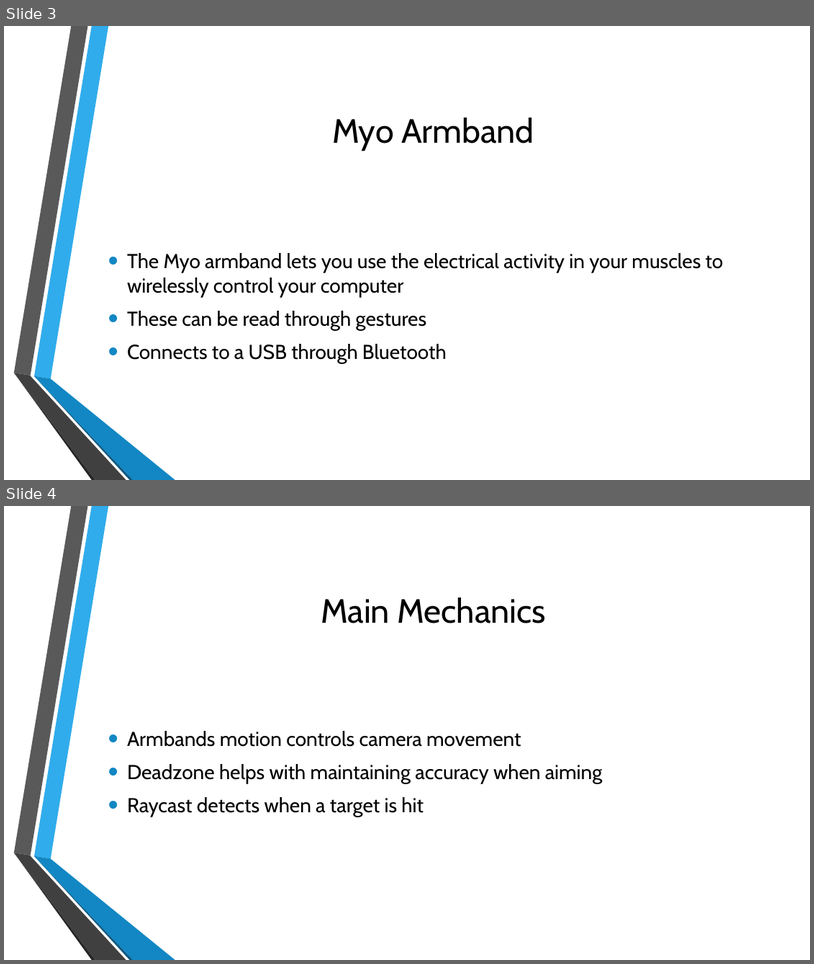
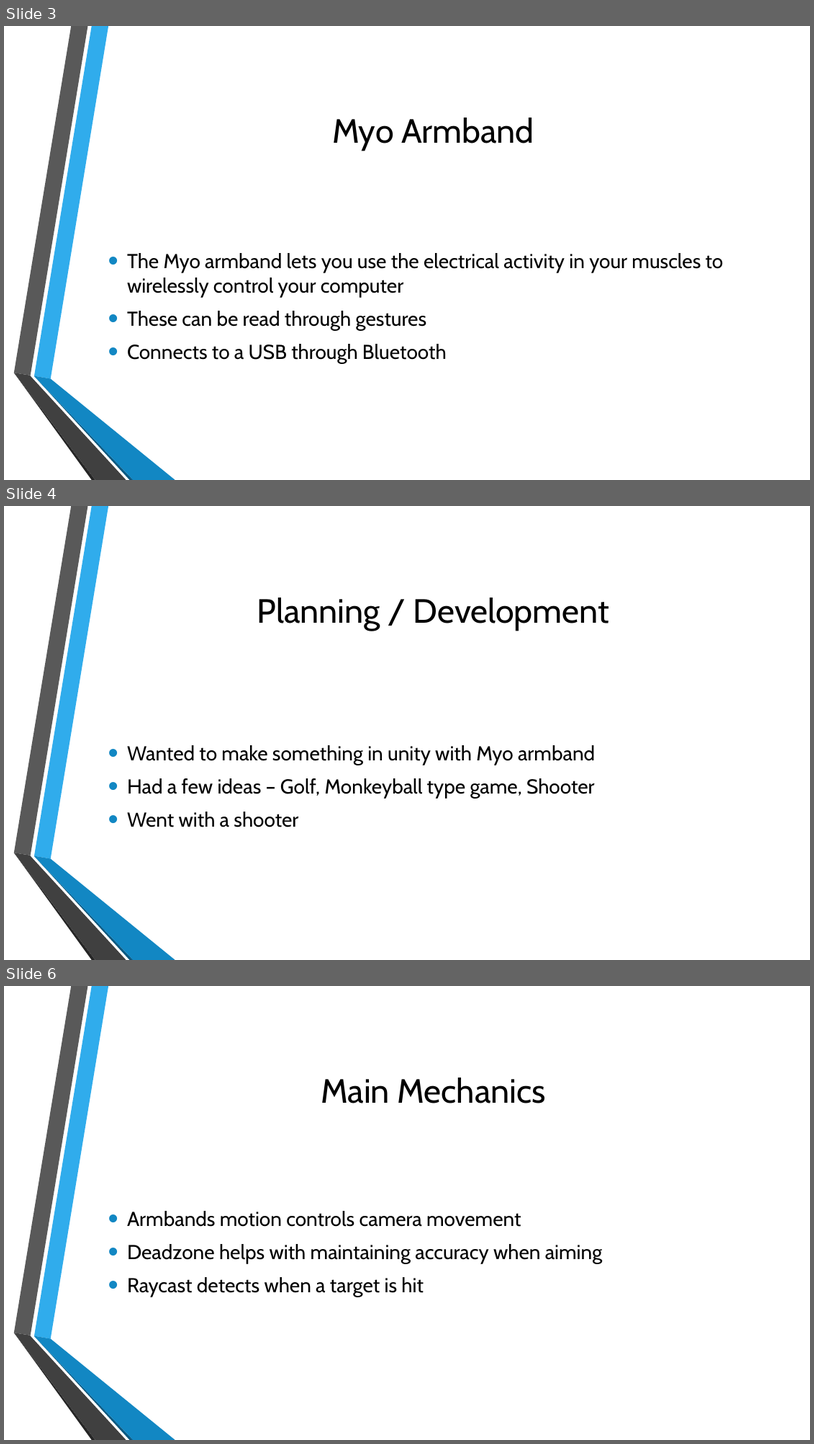
Before and after one commit to BrianD147/Gesture-Based-UI-Development-Project, a slide deck: Gesture Based UI Project.pptx. Shown one above the other, each under a label of ours: slides 3 and 4 before the commit, slides 3, 4 and 6 after it; the slides between them are not shown. The pictures are 814x964 and 814x1444 pixels, drawn with LibreOffice and Linux fonts; fonts in the diff are those of the drawing; background and template pictures are left out. Boxes give left, top, right and bottom in pixels: in the first picture for what was removed or moved away, otherwise in the second. Text is boxed around its words. In the diff, an @@ line names an element or a change of style, - is before the commit and + after.

```diff
--- a/Gesture Based UI Project.pptx
+++ b/Gesture Based UI Project.pptx
@@ slide 4 added at (4,506,810,960), background picture (left out); not listed: 6 template elements that a slide beside it also shows @@
@@ title added at (257,597,610,631), 40 pt, text #000000 @@
+Planning / Development
@@ text added at (127,745,595,827), 24 pt, text #000000 @@
+• Wanted to make something in unity with Myo armband
+• Had a few ideas – Golf, Monkeyball type game, Shooter
+• Went with a shooter
@@ what was slide 4 is now slide 6 @@
```
Also in this commit, not shown: 2 other slides added, 2 other files.
